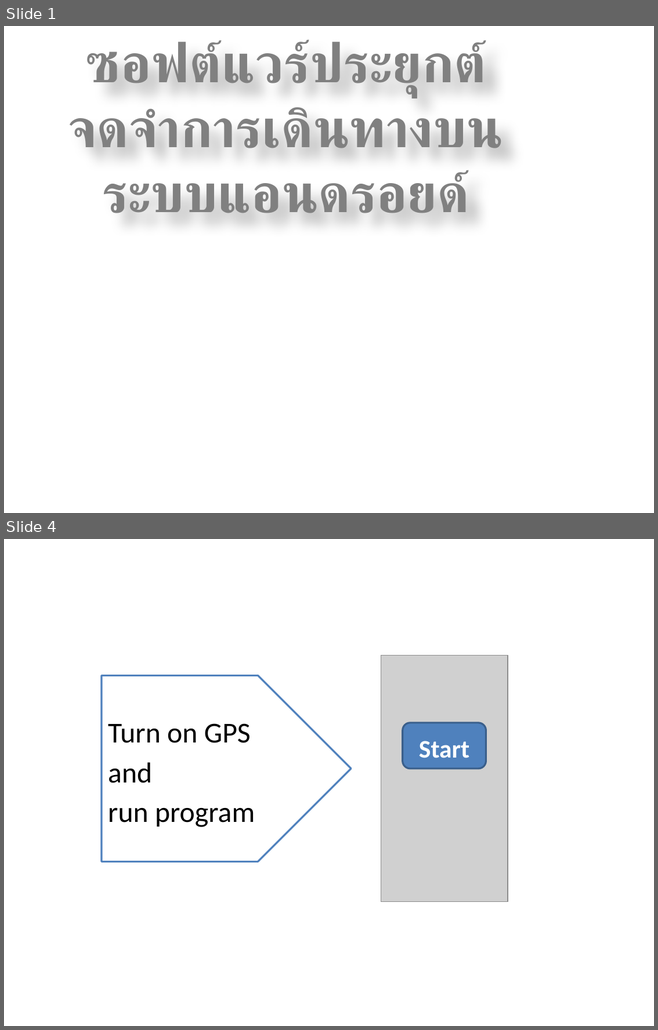
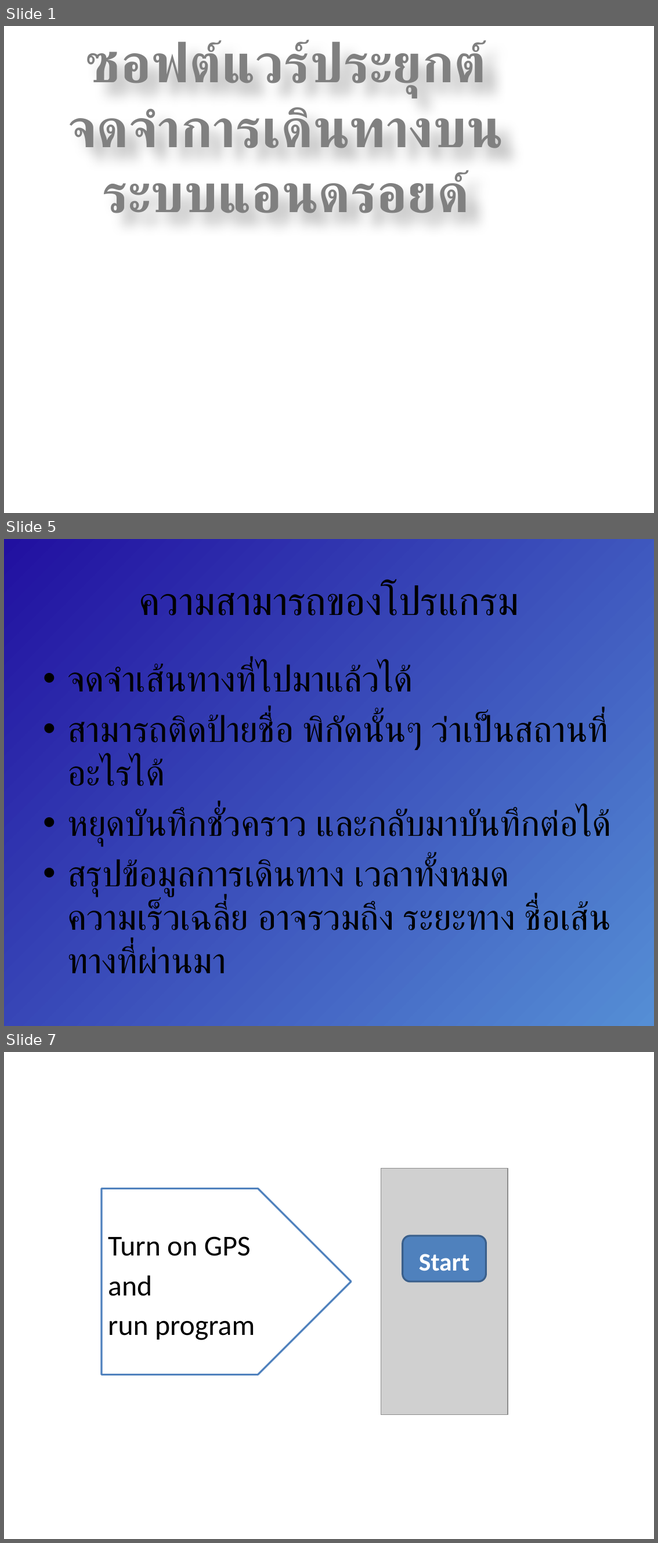
Before and after one commit to amfeelgood/Senior_Project, a slide deck: Doc/ProjectPresentation1.pptx. Shown one above the other, each under a label of ours: slides 1 and 4 before the commit, slides 1, 5 and 7 after it; the slides between them are not shown. The pictures are 658x1030 and 658x1543 pixels, drawn with LibreOffice and Linux fonts; fonts in the diff are those of the drawing; grey boxes stand for pictures; background and template pictures are left out. Boxes give left, top, right and bottom in pixels: in the first picture for what was removed or moved away, otherwise in the second. Text is boxed around its words. In the diff, an @@ line names an element or a change of style, - is before the commit and + after.

```diff
--- a/Doc/ProjectPresentation1.pptx
+++ b/Doc/ProjectPresentation1.pptx
@@ slide 5 added at [4, 539, 654, 1026], background gradient #558ED5 to #2110A0 to #FFFFFF to #FFEBFA @@
@@ title added at [139, 584, 518, 616], 44 pt, text #000000 @@
+ความสามารถของโปรแกรม
@@ text added at [67, 664, 611, 973], 40 pt, text #000000 @@
+• จดจำเส้นทางที่ไปมาแล้วได้
+• สามารถติดป้ายชื่อ พิกัดนั้นๆ ว่าเป็นสถานที่อะไรได้
+• หยุดบันทึกชั่วคราว และกลับมาบันทึกต่อได้
+• สรุปข้อมูลการเดินทาง เวลาทั้งหมด ความเร็วเฉลี่ย อาจรวมถึง ระยะทาง ชื่อเส้นทางที่ผ่านมา
@@ what was slide 4 is now slide 7 @@
```
Also in this commit, not shown: 2 slides changed, 2 other slides added.
